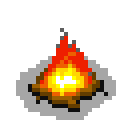
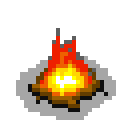
Before/after of a 128 x 128 layered artwork. What changed in the layer stack:
hid "fire anim 3", painted on it over bbox(48, 28, 92, 72)
showed "fire", painted on it over bbox(48, 28, 96, 72)
